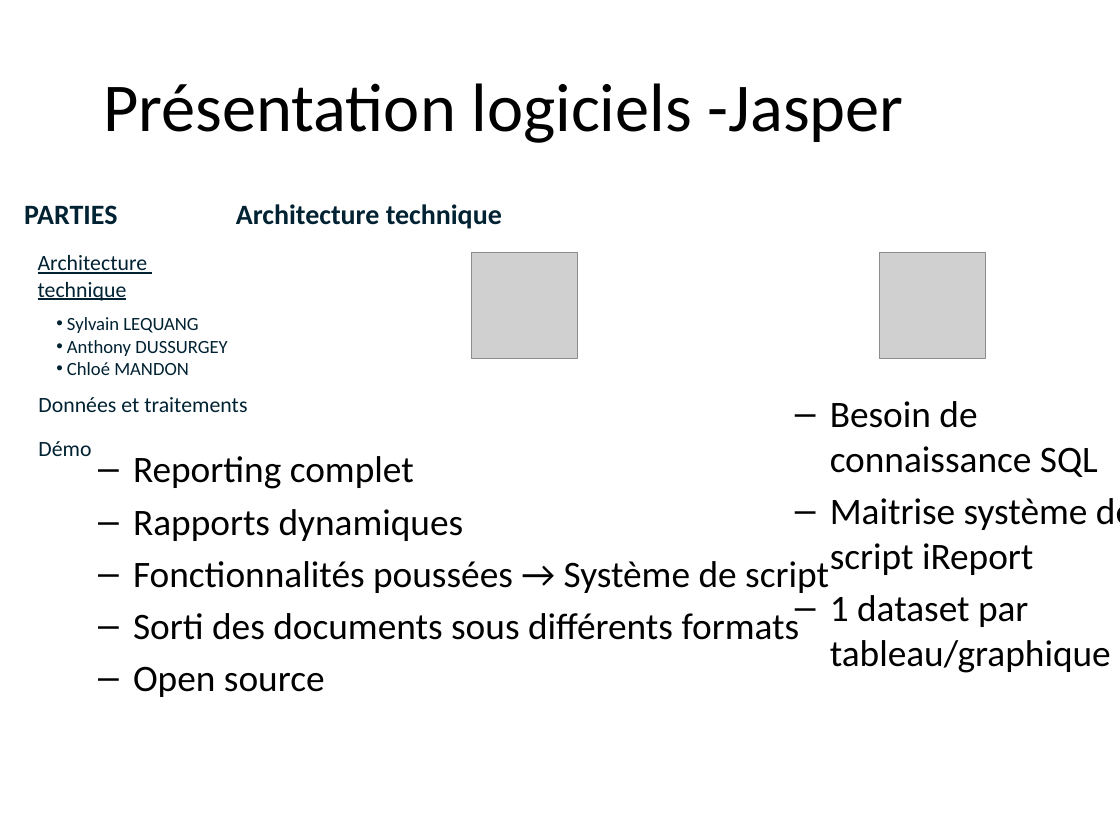
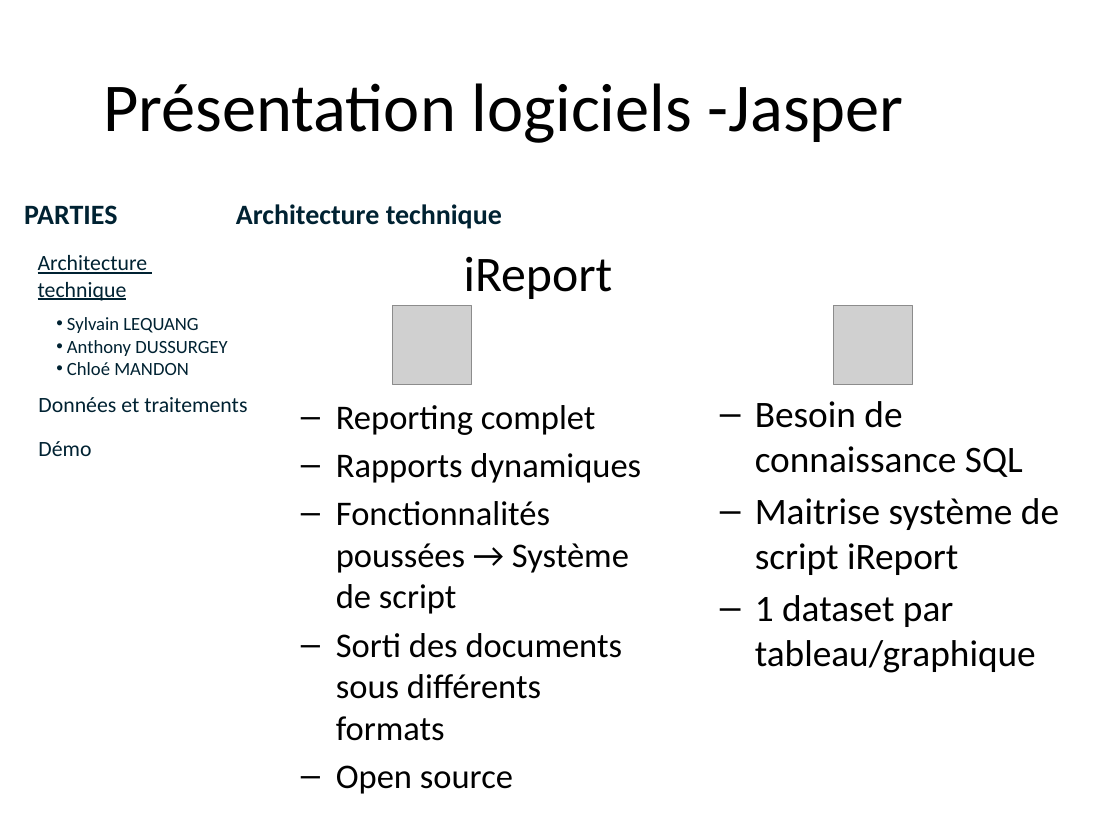
Before and after one commit to lobtec/dartiesgroupe2, a slide deck: slide 4 of PROJET/Soutenance Finale/slides_Architecture_Restitution.pptx. Drawn at 1120x840 pixels with LibreOffice and Linux fonts; fonts in the diff are those of the drawing; grey boxes stand for pictures; background and template pictures are left out. Boxes give left, top, right and bottom in pixels: in the first picture for what was removed or moved away, otherwise in the second. Text is boxed around its words. In the diff, an @@ line names an element or a change of style, - is before the commit and + after.

```diff
--- a/PROJET/Soutenance Finale/slides_Architecture_Restitution.pptx
+++ b/PROJET/Soutenance Finale/slides_Architecture_Restitution.pptx
@@ text added at (x1=464, y1=256, x2=613, y2=299), 32 pt, text #000000 @@
+  iReport
@@ picture resized from (x1=472, y1=252, x2=577, y2=357) to (x1=392, y1=306, x2=472, y2=385) @@
@@ picture resized from (x1=879, y1=252, x2=984, y2=357) to (x1=833, y1=306, x2=913, y2=385) @@
@@ text "Reporting complet" moved from (x1=133, y1=456, x2=800, y2=697) to (x1=336, y1=405, x2=641, y2=794) @@
@@ text "Reporting complet" at (x1=336, y1=405, x2=641, y2=794): size 24 to 22.2 pt @@
@@ text "Besoin de connaissance SQL" rewrapped from (x1=745, y1=401, x2=1120, y2=673) to (x1=755, y1=401, x2=1059, y2=673) @@
```
Also in this commit, not shown: 9 other slides changed.
